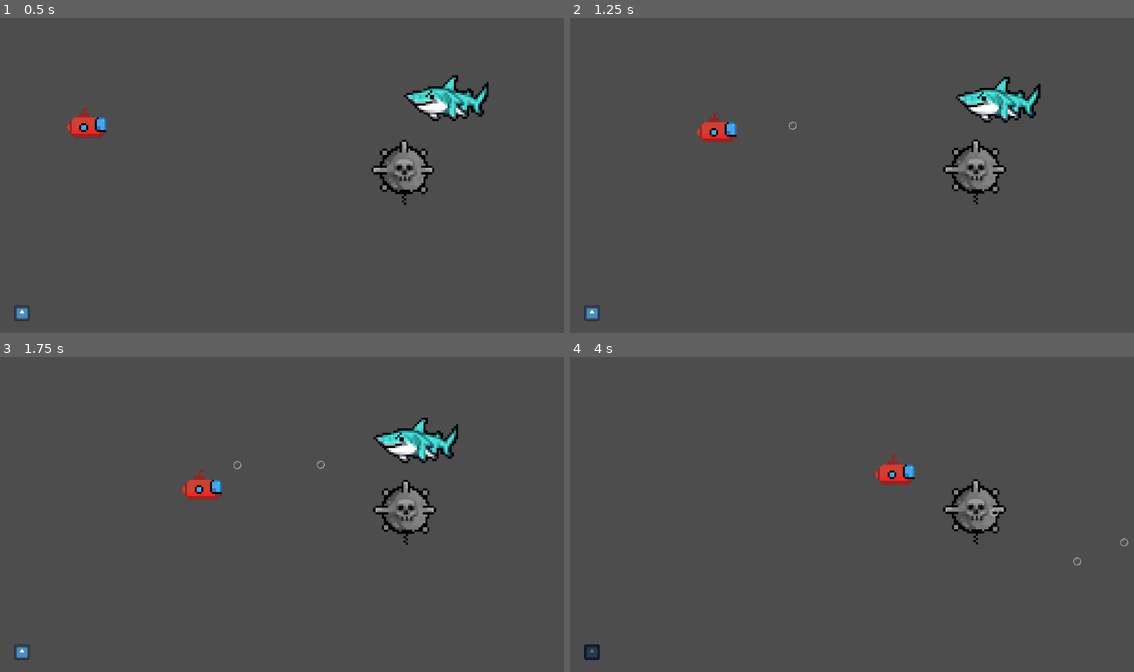
Above: before the commit, frames 1-4 (two rows, left to right).
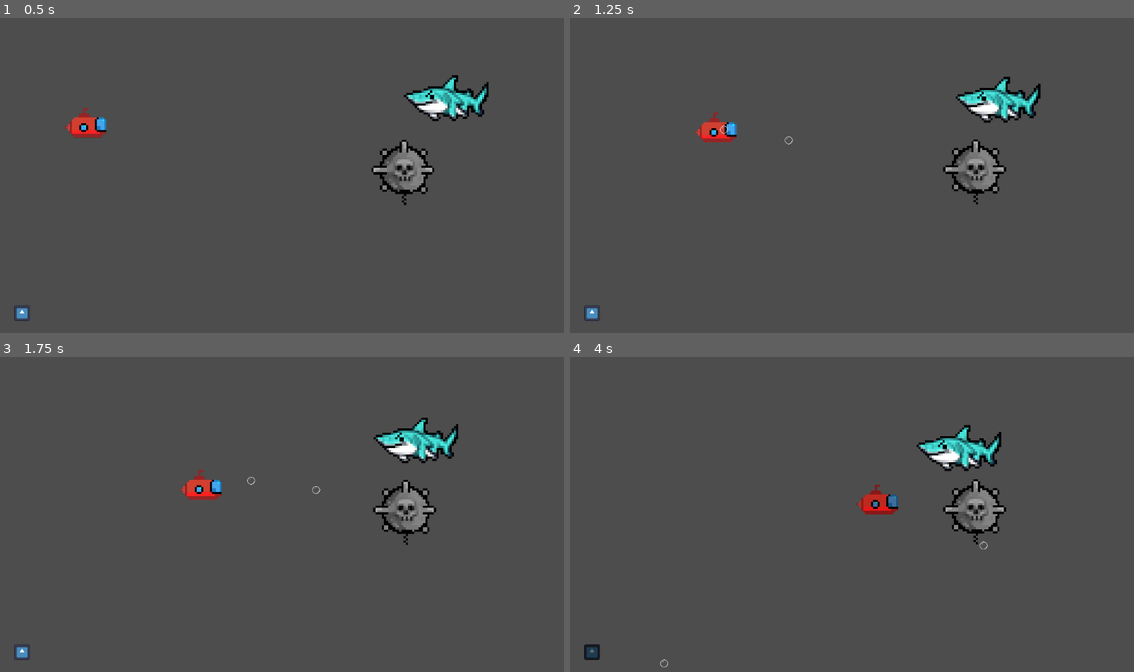
Above: after the commit, the same moments.

Repository: SStewart424/brackeys-game-jam-23
Game: Godot game, scene res://Main.tscn
Same seed, same stepped clock (60 frames per second), same inputs: the game is played once before the commit and once after it. The engine's default icon, where the game draws it, is replaced by a stand-in: a white triangle on a blue panel in a dark square.
Inputs (mouse positions are in pixels of both pictures, inside the frame that each line leads up to):
- Up to frame 1 (0.5 s): no input
- Up to frame 2 (1.25 s): move the mouse to (976, 159) at 0.52 s; press the mouse at (976, 159) at 0.53 s; hold Right (ui_right) from 0.53 s (still down)
- Up to frame 3 (1.75 s): move the mouse to (169, 530) at 1.27 s; release Right (ui_right) at 1.28 s; release the mouse at (169, 530) at 1.28 s; hold Down (ui_down) from 1.28 s (still down); click (169, 530) at 1.35 s
- Up to frame 4 (4 s): move the mouse to (908, 445) at 2.02 s; release Down (ui_down) at 2.03 s; hold Right (ui_right) 2.03-2.78 s; hold Space (sonar) 2.03-2.78 s; click (908, 445) at 2.3 s; move the mouse to (823, 577) at 2.77 s; hold Up (ui_up) 2.78-3.53 s; click (823, 577) at 2.85 s; move the mouse to (1021, 561) at 3.52 s; press the mouse at (1021, 561) at 3.53 s; hold Left (ui_left) from 3.53 s (still down)

Frame 1 is identical in both runs. In frame 2, less than 0.1% of the frame differs, in the area x 26-41%, y 32-41%; in frame 3, less than 0.1%; in frame 4, 2.1%, in the area x 15-99%, y 21-99%.

Commit message:
add aiming and fire rate

Diff:
--- a/Main.gd
+++ b/Main.gd
@@ -1,6 +1,6 @@
 extends Node2D
 
-var bubble = preload("res://Weapons/Bubble.tscn")
+
 # Called when the node enters the scene tree for the first time.
 func _ready():
     pass # Replace with function body.
@@ -9,8 +9,3 @@
 # Called every frame. 'delta' is the elapsed time since the previous frame.
 func _process(delta):
     pass
-
-func _on_player_missile_fire(start_pos):
-    var bullet = bubble.instantiate()
-    bullet.position = start_pos
-    add_child(bullet)
--- a/Main.tscn
+++ b/Main.tscn
@@ -15,6 +15,7 @@
 [node name="Mine" parent="." instance=ExtResource("2_7te8d")]
 position = Vector2(826, 313)
 collision_layer = 1
+collision_mask = 1
 
 [node name="EnemyShark" parent="." instance=ExtResource("3_v0qcx")]
 position = Vector2(935, 160)
@@ -23,5 +24,4 @@
 [node name="Sonar" parent="." instance=ExtResource("4_xk4r6")]
 position = Vector2(45, 603)
 
-[connection signal="missile_fire" from="Player" to="." method="_on_player_missile_fire"]
 [connection signal="sonar_activated" from="Sonar" to="Mine" method="_on_sonar_sonar_activated"]
--- a/Units/EnemyShark.tscn
+++ b/Units/EnemyShark.tscn
@@ -9,7 +9,8 @@
 
 [node name="EnemyShark" type="CharacterBody2D" groups=["Enemy"]]
 scale = Vector2(0.2, 0.2)
-collision_layer = 2
+collision_layer = 4
+collision_mask = 3
 script = ExtResource("1_v553d")
 metadata/_edit_group_ = true
 
--- a/Units/Obstacle.tscn
+++ b/Units/Obstacle.tscn
@@ -26,7 +26,8 @@
 
 [node name="Obstacle" type="Area2D"]
 position = Vector2(159, 87)
-collision_layer = 2
+collision_layer = 4
+collision_mask = 3
 script = ExtResource("1_41g1h")
 metadata/_edit_group_ = true
 
--- a/Units/Player.gd
+++ b/Units/Player.gd
@@ -1,4 +1,9 @@
 extends CharacterBody2D
+
+
+var bubble_scene = preload("res://Weapons/Bubble.tscn")
+@export var fire_rate = 0.5  # Time in seconds between shots
+@export var can_fire = true
 
 @export var max_speed: float = 300.0
 @export var acceleration: float = 500.0
@@ -8,26 +13,34 @@
 
 @onready var _animation = $AnimationPlayer
 
-signal missile_fire
-
 
 func _ready():
     _animation.play("idle")
 
 func _physics_process(delta: float) -> void:
     player_movement(delta)
+    player_shooting()
 
 func get_input() -> Vector2:
     var input: Vector2 = Vector2.ZERO
 
     input.x = int(Input.is_action_pressed("ui_right")) - int(Input.is_action_pressed("ui_left"))
     input.y = int(Input.is_action_pressed("ui_down")) - int(Input.is_action_pressed("ui_up"))
-
-    if Input.is_action_just_pressed("fire"):
-        missile_fire.emit(position)
-
     return input.normalized()
 
+
+func player_shooting():
+    if Input.is_action_pressed("fire") and can_fire:
+        var cursor_pos = get_global_mouse_position()
+        var player_pos = global_position
+        var direction = (cursor_pos - player_pos).normalized()
+
+        var bubble = bubble_scene.instantiate()
+        bubble.position = player_pos
+        get_parent().add_child(bubble)  # Add bullet to the main scene
+        bubble.set_velocity(direction)
+        can_fire = false
+        $FireRateCooldownTimer.start(fire_rate)
 
 func player_movement(delta: float) -> void:
     var input: Vector2 = get_input()
@@ -51,3 +64,7 @@
 
     velocity = knockbackDirection.normalized() * knockbackForce
     move_and_slide()
+
+
+func _on_fire_rate_cooldown_timer_timeout():
+    can_fire = true
--- a/Units/Player.tscn
+++ b/Units/Player.tscn
@@ -47,7 +47,7 @@
 }
 
 [node name="Player" type="CharacterBody2D" groups=["Player"]]
-collision_mask = 2
+collision_mask = 4
 script = ExtResource("1_kp00d")
 metadata/_edit_group_ = true
 
@@ -64,3 +64,7 @@
 libraries = {
 "": SubResource("AnimationLibrary_1dtdg")
 }
+
+[node name="FireRateCooldownTimer" type="Timer" parent="."]
+
+[connection signal="timeout" from="FireRateCooldownTimer" to="." method="_on_fire_rate_cooldown_timer_timeout"]
--- a/Weapons/Bubble.gd
+++ b/Weapons/Bubble.gd
@@ -1,19 +1,19 @@
 extends Area2D
 
+var velocity = Vector2.ZERO
 @export var speed = 400
-const direction = Vector2.RIGHT
 const damage = 5
 
 # Called when the node enters the scene tree for the first time.
 func _ready():
-    pass # Replace with function body.
-
+    pass
 
 # Called every frame. 'delta' is the elapsed time since the previous frame.
-func _process(delta):
-    position += direction * speed * delta
-    if position.x > 2000:
-        queue_free()
+func _physics_process(delta):
+    position += velocity * delta
+
+func set_velocity(new_velocity: Vector2):
+    velocity = new_velocity.normalized() * speed
 
 func _on_body_entered(body):
     if body.is_in_group("Enemy") && body.has_method("take_damage"):
--- a/Weapons/Bubble.tscn
+++ b/Weapons/Bubble.tscn
@@ -3,19 +3,19 @@
 [ext_resource type="Script" path="res://Weapons/Bubble.gd" id="1_6jqj4"]
 [ext_resource type="Texture2D" uid="uid://cn2l2wp355spm" path="res://art/bubble.png" id="2_rqbqm"]
 
-[sub_resource type="CircleShape2D" id="CircleShape2D_u2ghx"]
+[sub_resource type="CircleShape2D" id="CircleShape2D_xjeri"]
 radius = 8.0
 
 [node name="Bubble" type="Area2D"]
-collision_layer = 4
-collision_mask = 2
+collision_layer = 2
+collision_mask = 4
 script = ExtResource("1_6jqj4")
-
-[node name="CollisionShape2D" type="CollisionShape2D" parent="."]
-shape = SubResource("CircleShape2D_u2ghx")
 
 [node name="Sprite2D" type="Sprite2D" parent="."]
 scale = Vector2(0.5, 0.5)
 texture = ExtResource("2_rqbqm")
 
+[node name="CollisionShape2D" type="CollisionShape2D" parent="."]
+shape = SubResource("CircleShape2D_xjeri")
+
 [connection signal="body_entered" from="." to="." method="_on_body_entered"]
--- a/project.godot
+++ b/project.godot
@@ -33,6 +33,12 @@
 ]
 }
 
+[layer_names]
+
+2d_physics/layer_1="Player"
+2d_physics/layer_2="Bullets"
+2d_physics/layer_3="Enemies"
+
 [physics]
 
 2d/default_gravity=1.0
